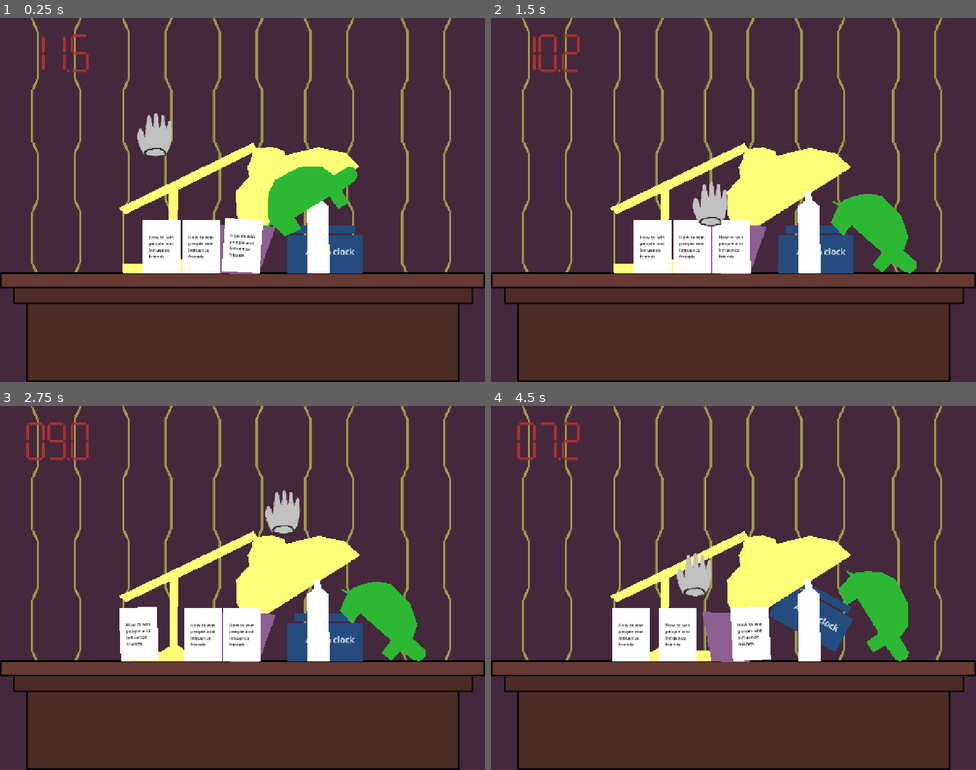
Above: before the commit, frames 1-4 (two rows, left to right).
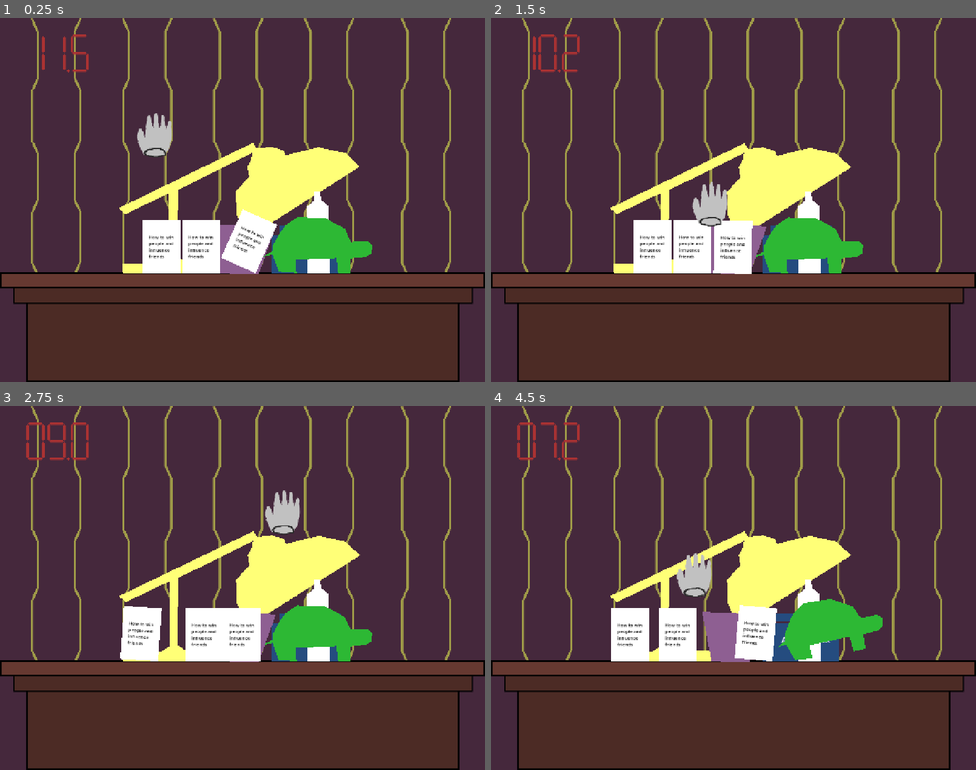
Above: after the commit, the same moments.

Repository: tom-frantz/gmtk-2026
Game: Godot game, scene res://scenes/minigames/alarm_clock/alarm_clock_v2.tscn
Same seed, same stepped clock (60 frames per second), same inputs: the game is played once before the commit and once after it. This scene is started directly instead of the project's main scene.
Inputs (mouse positions are in pixels of both pictures, inside the frame that each line leads up to):
- Up to frame 1 (0.25 s): no input
- Up to frame 2 (1.5 s): move the mouse to (840, 181) at 0.52 s; click (840, 181) at 0.6 s; move the mouse to (636, 218) at 1.27 s; click (636, 218) at 1.35 s
- Up to frame 3 (2.75 s): move the mouse to (291, 507) at 2.02 s; click (291, 507) at 2.1 s
- Up to frame 4 (4.5 s): move the mouse to (709, 660) at 2.77 s; click (709, 660) at 2.85 s; move the mouse to (879, 642) at 3.52 s; click (879, 642) at 3.6 s; move the mouse to (588, 533) at 4.27 s; click (588, 533) at 4.35 s

The runs differ from the first frame. In frame 1, 4.8% of the frame differs, in the area x 45-77%, y 40-71%; in frame 2, 4.6%; in frame 3, 4.8%; in frame 4, 5.3%, in the area x 24-87%, y 45-71%.

Commit message:
fix: only emit signal if actually 'clickable' for game end

Diff:
--- a/scenes/common/alarm_clock/clock.tscn
+++ b/scenes/common/alarm_clock/clock.tscn
@@ -12,6 +12,8 @@
 size = Vector2(156, 22)
 
 [node name="AlarmClock" type="RigidBody2D" unique_id=2083303648]
+collision_layer = 4
+collision_mask = 4
 sleeping = true
 script = ExtResource("1_evggi")
 metadata/_custom_type_script = "uid://beuy1i08e2uuk"
--- a/scenes/common/alarm_clock/grabbable_alarm_clock.gd
+++ b/scenes/common/alarm_clock/grabbable_alarm_clock.gd
@@ -1,8 +1,8 @@
 extends Grabbable
 
 
-
 func _on_alarm_button_body_entered(body: Node2D) -> void:
-	emit_signal("my_fuckin_ace_signal", body)
+	if collision_layer == 1:
+		emit_signal("my_fuckin_ace_signal", body)
 
 signal my_fuckin_ace_signal(body: Node2D)
